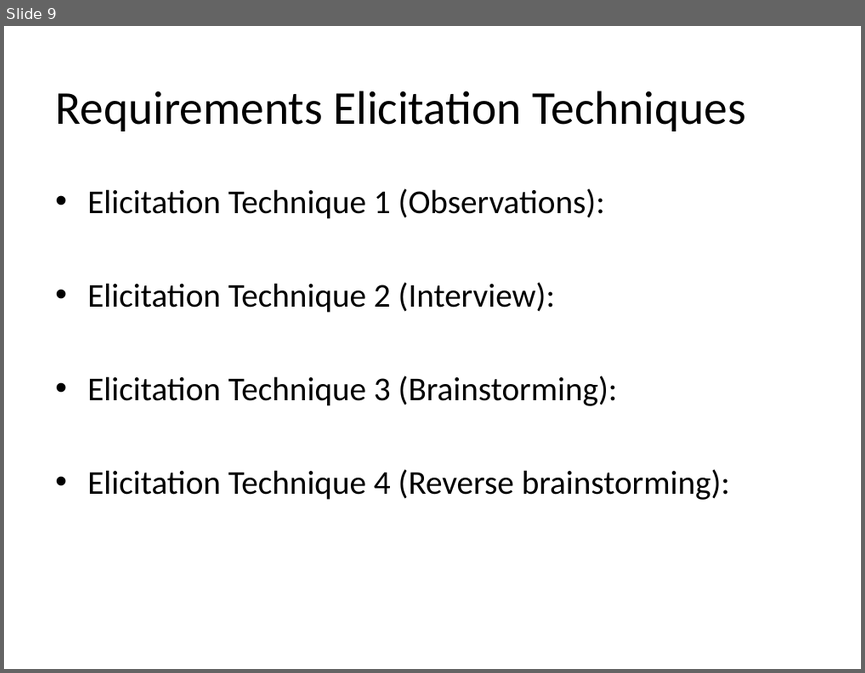
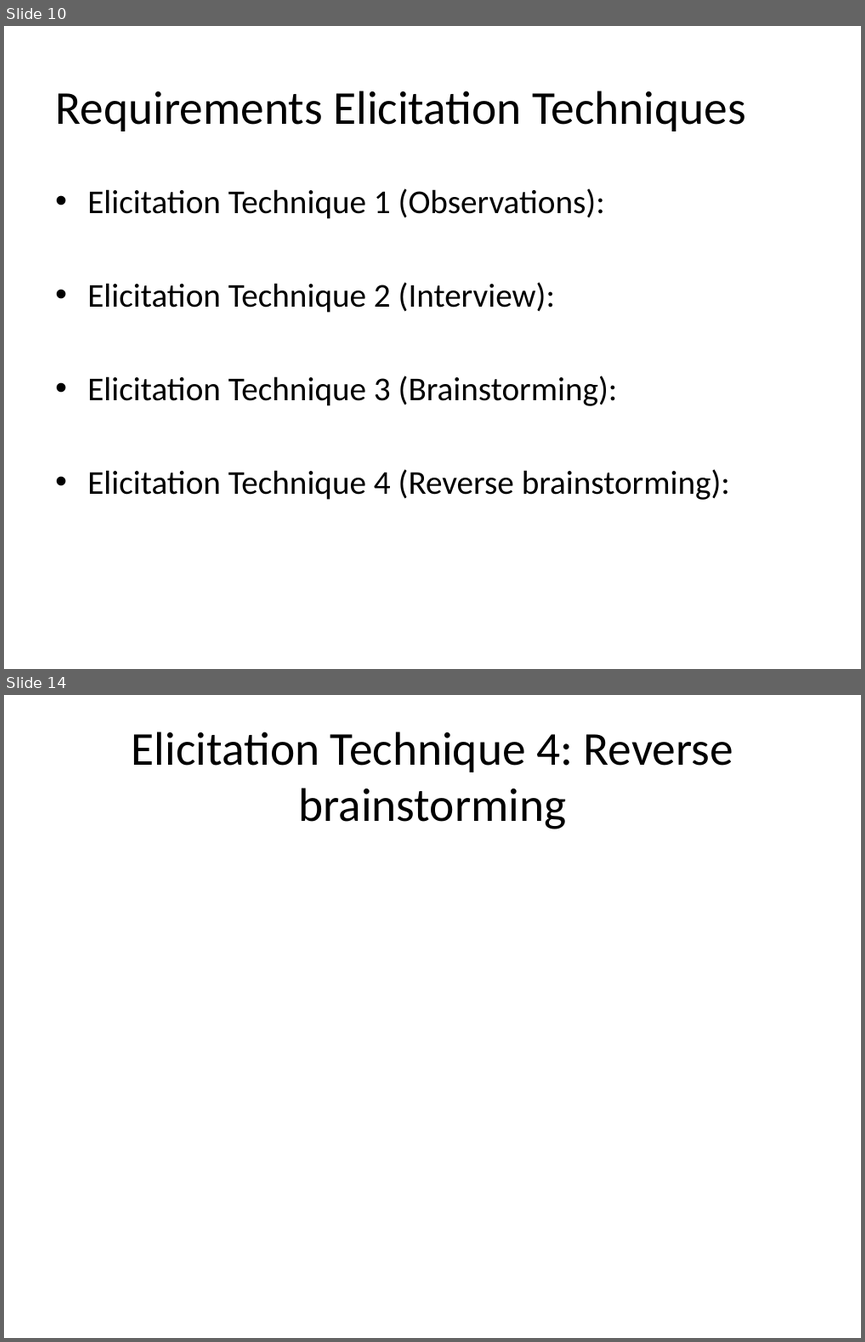
Before and after one commit to alihsn2010/REDocument, a slide deck: Software Requirement Engineering and product management.pptx. Shown one above the other, each under a label of ours: slide 9 before the commit, slides 10 and 14 after it; the slides between them are not shown. The pictures are 865x673 and 865x1342 pixels, drawn with LibreOffice and Linux fonts; fonts in the diff are those of the drawing. Boxes give left, top, right and bottom in pixels: in the first picture for what was removed or moved away, otherwise in the second. Text is boxed around its words. In the diff, an @@ line names an element or a change of style, - is before the commit and + after.

```diff
--- a/Software Requirement Engineering and product management.pptx
+++ b/Software Requirement Engineering and product management.pptx
@@ slide 14 added at [4, 695, 861, 1338], background #FFFFFF @@
@@ title added at [132, 732, 733, 829], 39.6 pt, text #000000 @@
+Elicitation Technique 4: Reverse brainstorming
@@ what was slide 9 is now slide 10 @@
```
Also in this commit, not shown: 4 slides changed, 20 other slides added, 2 slides removed.
